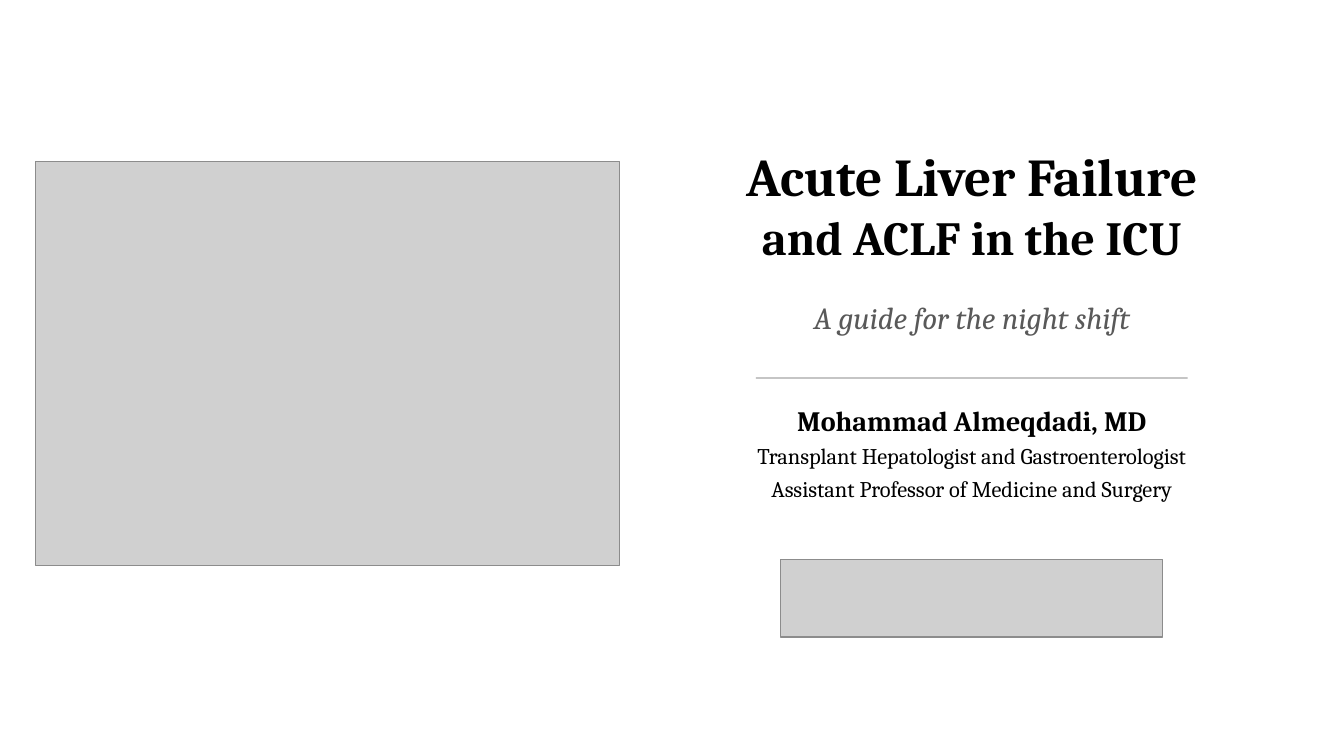
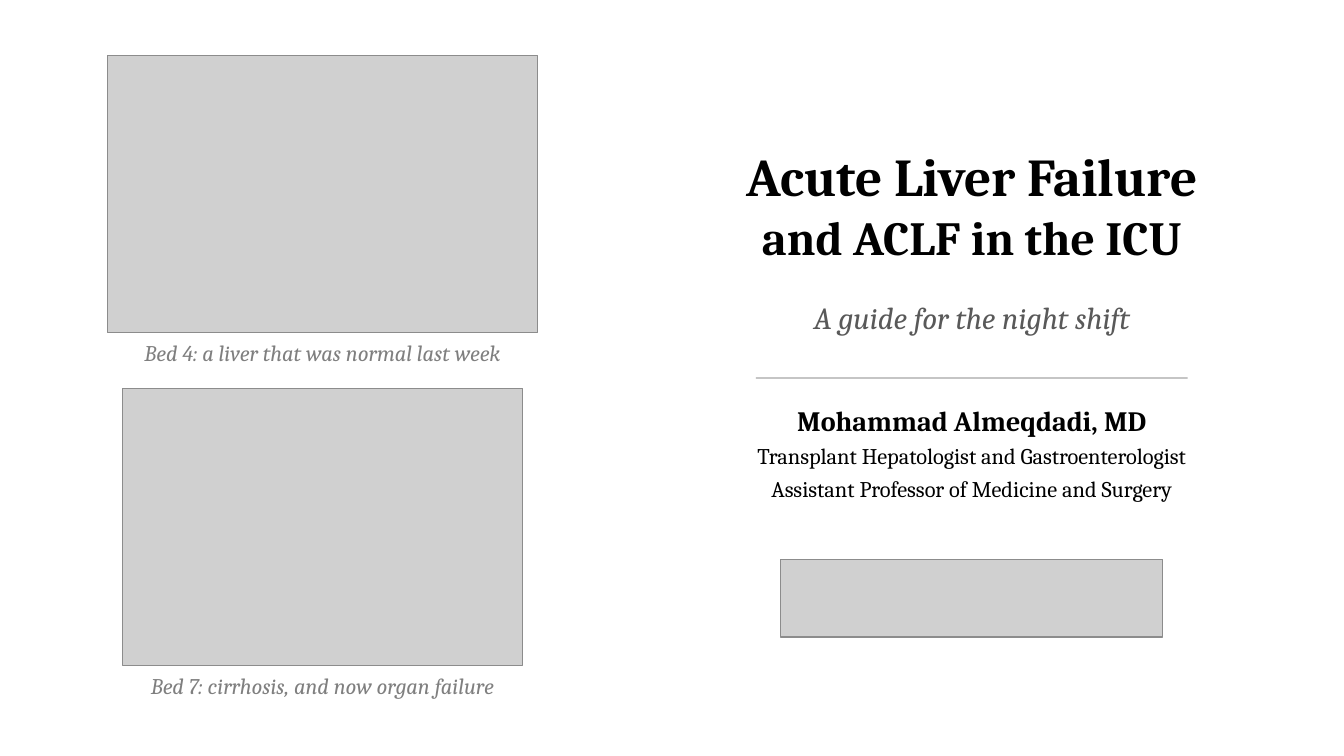
Before and after one commit to qaddodi/mohammad-almeqdadi-lectures, a slide deck: slide 1 of lectures/acute-liver-failure-aclf-in-icu/ALF and ACLF in the ICU.pptx. Drawn at 1344x756 pixels with LibreOffice and Linux fonts; fonts in the diff are those of the drawing; grey boxes stand for pictures. Boxes give left, top, right and bottom in pixels: in the first picture for what was removed or moved away, otherwise in the second. Text is boxed around its words. In the diff, an @@ line names an element or a change of style, - is before the commit and + after.

```diff
--- a/lectures/acute-liver-failure-aclf-in-icu/ALF and ACLF in the ICU.pptx
+++ b/lectures/acute-liver-failure-aclf-in-icu/ALF and ACLF in the ICU.pptx
@@ picture added at bbox=[107, 55, 537, 333] @@
@@ picture removed at bbox=[35, 161, 620, 566] @@
@@ text added at bbox=[144, 345, 500, 361], 16 pt, text #7F7F7F, italic @@
+Bed 4: a liver that was normal last week
@@ picture added at bbox=[122, 388, 522, 665] @@
@@ text added at bbox=[151, 678, 494, 699], 16 pt, text #7F7F7F, italic @@
+Bed 7: cirrhosis, and now organ failure
```
Also in this commit, not shown: 3 other files.
